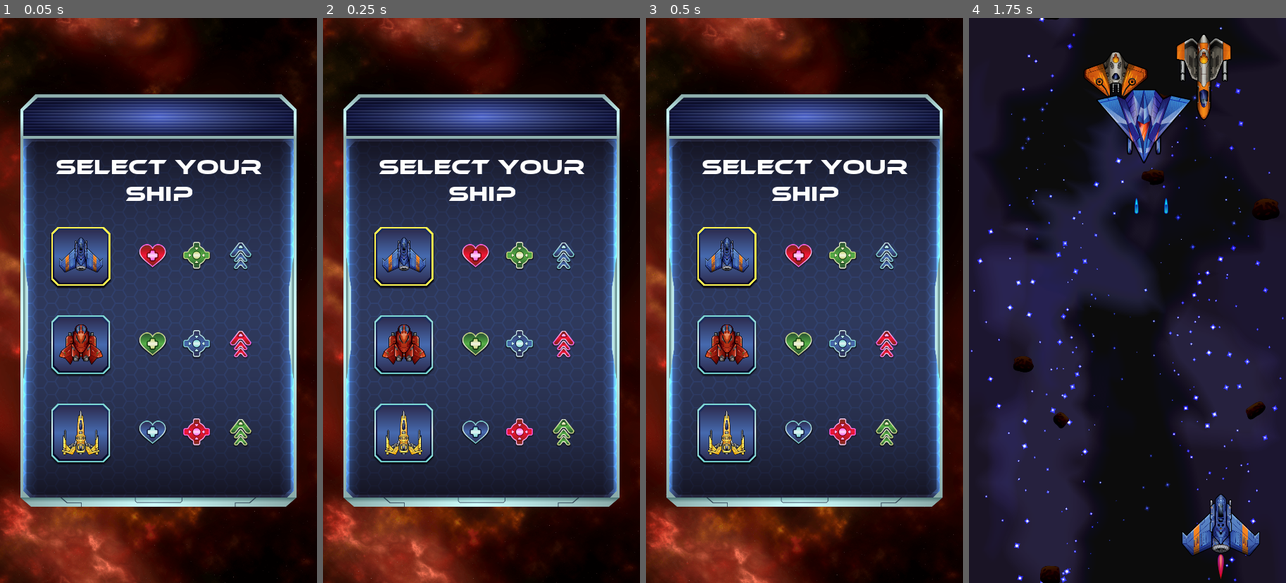
Above: before the commit, frames 1-4 (left to right).
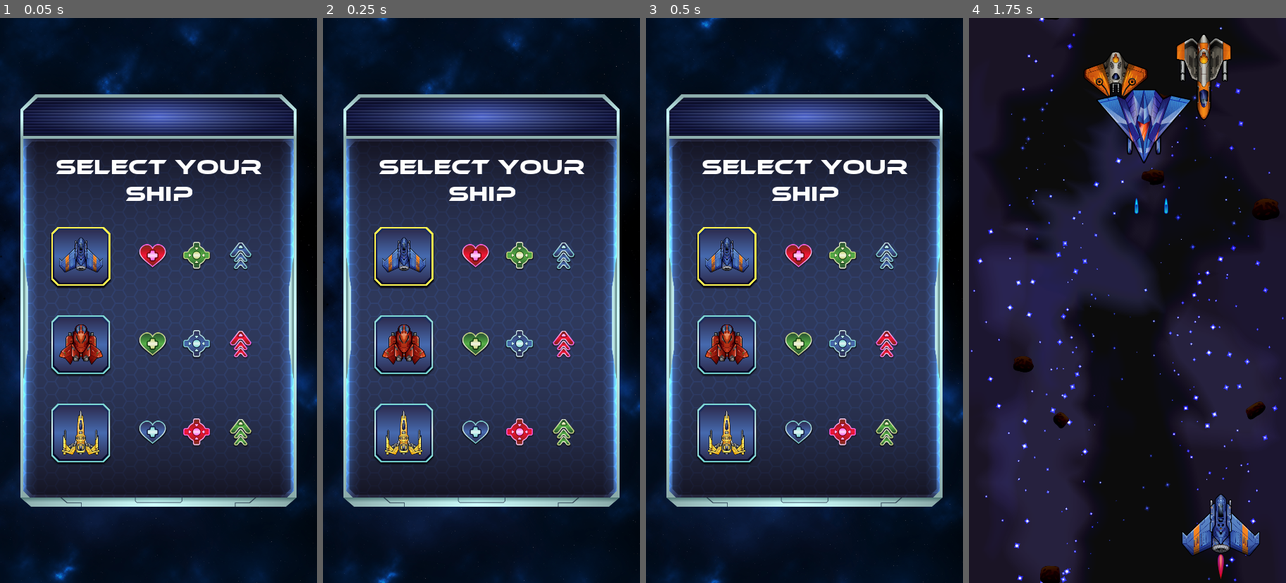
Above: after the commit, the same moments.

Repository: diegocantelmi82/TP-Final-Programacion-3
Game: Godot game, scene res://scenes/gameStatus/GameStatus.tscn
Two runs of this game, one before a commit and one after it. Both use one fixed random seed, a clock stepped at 60 frames per second and the inputs below. This scene is started directly instead of the project's main scene.
Inputs (mouse positions are in pixels of both pictures, inside the frame that each line leads up to):
- Up to frame 1 (0.05 s): no input
- Up to frame 2 (0.25 s): no input
- Up to frame 3 (0.5 s): no input
- Up to frame 4 (1.75 s): click (1051, 255) at 0.5 s; tap Enter (continue, bound only after the commit) at 1.25 s; move the mouse to (1197, 272) at 1.27 s; hold Right (move_right) from 1.28 s (still down); hold Enter (continue, bound only after the commit) from 1.28 s (still down)

The runs differ from the first frame. In frame 1, 33% of the frame differs, in the area x 0-100%, y 0-100%; in frame 2, 33%; in frame 3, 33%; in frame 4, nothing differs.

Commit message:
Se ajusta pantalla de estado de juego

Diff:
--- a/common/Level.gd
+++ b/common/Level.gd
@@ -43,4 +43,7 @@
 	# Codigo de prueba para testear colisiones
 
 func on_ship_destroy():
+	if !Player.ships[Player.player_ship.AVENGER].is_alive && !Player.ships[Player.player_ship.DEFENDER].is_alive && !Player.ships[Player.player_ship.STRIKER].is_alive:
+		Player.game_state = Player.game_status.GAMEOVER
+
 	get_tree().change_scene("res://scenes/gameStatus/GameStatus.tscn")
--- a/common/Player.gd
+++ b/common/Player.gd
@@ -1,7 +1,9 @@
 extends Node
 
 enum player_ship {AVENGER, DEFENDER, STRIKER}
+enum game_status {PLAY, GAMEOVER, END}
 
+var game_state: int = game_status.PLAY
 var main_ship: int = player_ship.AVENGER
 var current_level: int = 1
 var secondary_ammo: int = 3
--- a/project.godot
+++ b/project.godot
@@ -89,6 +89,12 @@
 "events": [ Object(InputEventKey,"resource_local_to_scene":false,"resource_name":"","device":0,"alt":false,"shift":false,"control":false,"meta":false,"command":false,"pressed":false,"scancode":0,"physical_scancode":16777238,"unicode":0,"echo":false,"script":null)
  ]
 }
+continue={
+"deadzone": 0.5,
+"events": [ Object(InputEventKey,"resource_local_to_scene":false,"resource_name":"","device":0,"alt":false,"shift":false,"control":false,"meta":false,"command":false,"pressed":false,"scancode":0,"physical_scancode":16777221,"unicode":0,"echo":false,"script":null)
+, Object(InputEventKey,"resource_local_to_scene":false,"resource_name":"","device":0,"alt":false,"shift":false,"control":false,"meta":false,"command":false,"pressed":false,"scancode":0,"physical_scancode":16777222,"unicode":0,"echo":false,"script":null)
+ ]
+}
 
 [physics]
 
--- a/scenes/gameStatus/GameStatus.gd
+++ b/scenes/gameStatus/GameStatus.gd
@@ -1,6 +1,16 @@
 extends Node
 
+func _input(event):
+	if event.is_action_pressed("continue"):
+		if !Player.game_state == Player.game_status.PLAY:
+			get_tree().change_scene("res://scenes/Main.tscn")
+
 func _ready():
-	if Player.ships[Player.player_ship.AVENGER].is_alive || Player.ships[Player.player_ship.DEFENDER].is_alive || Player.ships[Player.player_ship.STRIKER].is_alive:
+	if Player.game_state == Player.game_status.PLAY:
 		$CanvasLayer/ShipSelectionWindow._show_window()
 		$CanvasLayer/GameStatusText.hide()
+	elif Player.game_state == Player.game_status.END:
+		$CanvasLayer/GameStatusText.text = "YOU WIN!"
+		$ParallaxBackgroundGameover/ParallaxLayer.hide()
+	else:
+		$ParallaxBackgroundEnd/ParallaxLayer.hide()
--- a/scenes/gameStatus/GameStatus.tscn
+++ b/scenes/gameStatus/GameStatus.tscn
@@ -1,10 +1,11 @@
-[gd_scene load_steps=7 format=2]
+[gd_scene load_steps=8 format=2]
 
 [ext_resource path="res://scenes/shipSelection/ShipSelectionWindow.tscn" type="PackedScene" id=1]
 [ext_resource path="res://assets/fonts/ethnocentric rg.otf" type="DynamicFontData" id=2]
 [ext_resource path="res://assets/backgrounds/background4.png" type="Texture" id=3]
 [ext_resource path="res://scenes/parallax/Parallax.tscn" type="PackedScene" id=4]
 [ext_resource path="res://scenes/gameStatus/GameStatus.gd" type="Script" id=5]
+[ext_resource path="res://assets/backgrounds/background3.png" type="Texture" id=6]
 
 [sub_resource type="DynamicFont" id=1]
 size = 100
@@ -13,8 +14,11 @@
 [node name="GameStatus" type="Node2D"]
 script = ExtResource( 5 )
 
-[node name="ParallaxBackground" parent="." instance=ExtResource( 4 )]
+[node name="ParallaxBackgroundGameover" parent="." instance=ExtResource( 4 )]
 background = ExtResource( 3 )
+
+[node name="ParallaxBackgroundEnd" parent="." instance=ExtResource( 4 )]
+background = ExtResource( 6 )
 
 [node name="CanvasLayer" type="CanvasLayer" parent="."]
 
